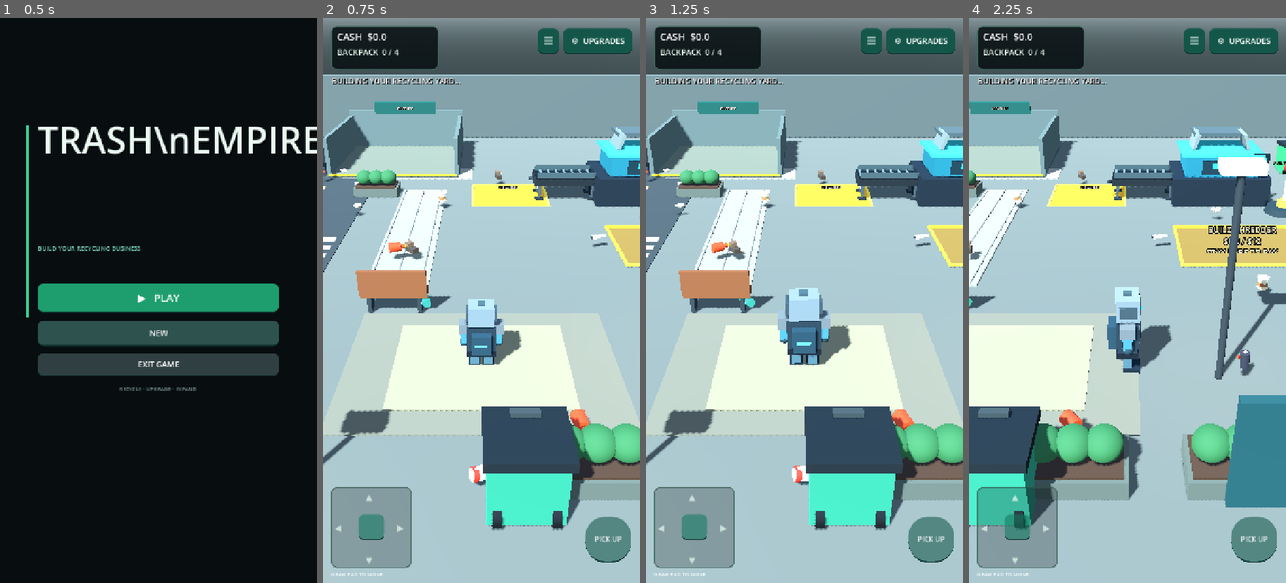
Above: before the commit, frames 1-4 (left to right).
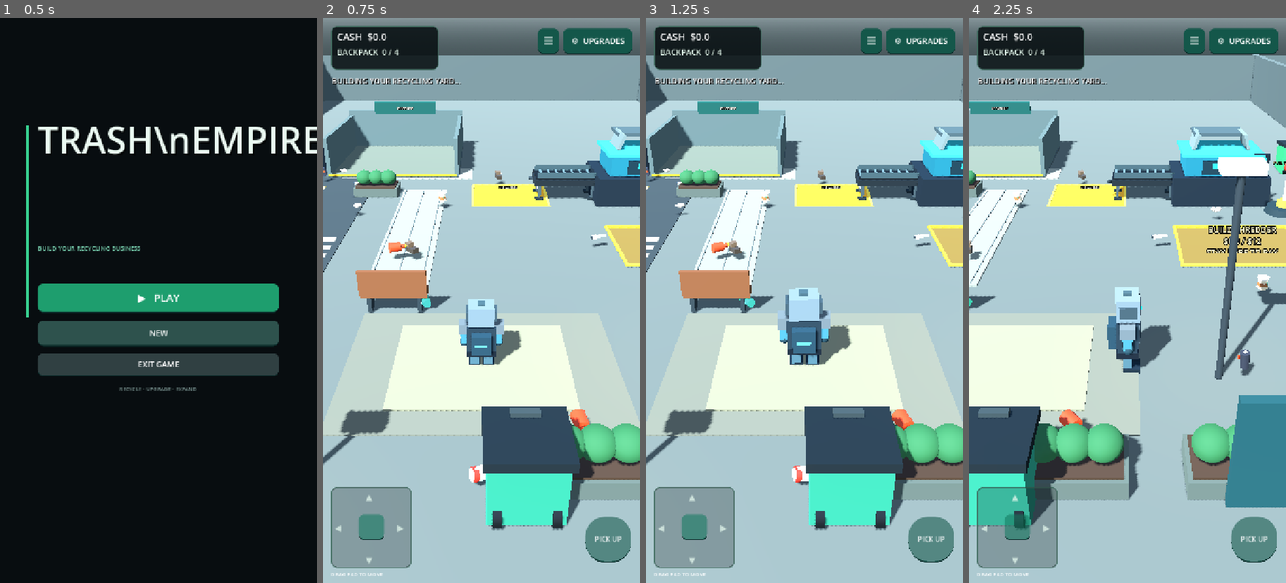
Above: after the commit, the same moments.

Repository: zekainstabot/trash-empire
Game: Godot game, scene res://Scenes/Main.tscn
Two runs of this game, one before a commit and one after it. Both use one fixed random seed, a clock stepped at 60 frames per second and the inputs below.
Inputs (mouse positions are in pixels of both pictures, inside the frame that each line leads up to):
- Up to frame 1 (0.5 s): no input
- Up to frame 2 (0.75 s): click "▶ PLAY" at 0.5 s
- Up to frame 3 (1.25 s): no input
- Up to frame 4 (2.25 s): move the mouse to (1197, 272) at 1.27 s; hold D (move_right) 1.28-2 s; click (1197, 272) at 1.42 s; drag from (1064, 328) to (1111, 413) at 2.02 s

Frame 1 is identical in both runs. In frame 2, 7.2% of the frame differs, in the area x 0-100%, y 6-26%; in frame 3, 7.2%; in frame 4, 7.2%, in the area x 0-100%, y 6-87%.

Commit message:
Expand playable yard depth and district boundaries

Diff:
--- a/Scripts/main.gd
+++ b/Scripts/main.gd
@@ -181,30 +181,30 @@
 	add_child(sun)
 
 	# Main concrete yard and worn work zones.
-	_box("ConcreteYard", Vector3(0, -0.3, 0), Vector3(32, 0.6, 40), Color(0.34, 0.37, 0.35), true)
-	_box("RoadLane", Vector3(-8.0, 0.012, 1.0), Vector3(5.0, 0.025, 27.0), Color(0.19, 0.22, 0.22), false)
+	_box("ConcreteYard", Vector3(0, -0.3, 0), Vector3(32, 0.6, 72), Color(0.34, 0.37, 0.35), true)
+	_box("RoadLane", Vector3(-8.0, 0.012, 1.0), Vector3(5.0, 0.025, 52.0), Color(0.19, 0.22, 0.22), false)
 	for z in range(-11, 13, 4):
 		_box("RoadDash", Vector3(-8.0, 0.03, z), Vector3(0.13, 0.025, 1.7), Color(0.88, 0.77, 0.38), false)
 	_build_city_dump_area()
 	_box("PlayerStartZone", Vector3(0, 0.02, 7), Vector3(7, 0.04, 5), Color(0.39, 0.40, 0.35), false)
 
 	# Perimeter walls, fencing, and gate.
-	_box("BackWall", Vector3(0, 2.0, -19.5), Vector3(32, 4, 0.5), Color(0.28, 0.32, 0.31), true)
-	_box("LeftWall", Vector3(-15.5, 2.0, 0), Vector3(0.5, 4, 40), Color(0.28, 0.32, 0.31), true)
-	_box("RightWallNorth", Vector3(15.5, 2.0, -11.0), Vector3(0.5, 4, 18.0), Color(0.28, 0.32, 0.31), true)
-	_box("RightWallSouth", Vector3(15.5, 2.0, 11.0), Vector3(0.5, 4, 18.0), Color(0.28, 0.32, 0.31), true)
+	_box("BackWall", Vector3(0, 2.0, -35.5), Vector3(32, 4, 0.5), Color(0.28, 0.32, 0.31), true)
+	_box("LeftWall", Vector3(-15.5, 2.0, 0), Vector3(0.5, 4, 72), Color(0.28, 0.32, 0.31), true)
+	_box("RightWallNorth", Vector3(15.5, 2.0, -19.5), Vector3(0.5, 4, 34.0), Color(0.28, 0.32, 0.31), true)
+	_box("RightWallSouth", Vector3(15.5, 2.0, 19.5), Vector3(0.5, 4, 34.0), Color(0.28, 0.32, 0.31), true)
 	var first_gate := _box("ExpansionGateOne", Vector3(15.5, 1.5, 0), Vector3(0.5, 3.0, 4.0), Color(0.82, 0.55, 0.12), true)
 	expansion_gates.append(first_gate)
-	_box("DistrictTwoGround", Vector3(32, -0.3, 0), Vector3(32, 0.6, 40), Color(0.20, 0.43, 0.22), true)
-	_box("DistrictTwoGrassPatch", Vector3(32, 0.012, 0), Vector3(29.5, 0.025, 28.5), Color(0.25, 0.50, 0.22), false)
-	_box("DistrictTwoOuterWallNorth", Vector3(47.5, 2.0, -11.0), Vector3(0.5, 4, 18.0), Color(0.28, 0.32, 0.31), true)
-	_box("DistrictTwoOuterWallSouth", Vector3(47.5, 2.0, 11.0), Vector3(0.5, 4, 18.0), Color(0.28, 0.32, 0.31), true)
-	_box("DistrictTwoBackWall", Vector3(32, 2.0, -19.5), Vector3(32, 4, 0.5), Color(0.28, 0.32, 0.31), true)
-	_box("DistrictTwoFrontFence", Vector3(32, 1.5, 19.0), Vector3(32, 3, 0.18), Color(0.20, 0.24, 0.24), true)
-	_box("DistrictThreeGround", Vector3(64, -0.3, 0), Vector3(32, 0.6, 40), Color(0.32, 0.34, 0.29), true)
-	_box("DistrictThreeOuterWall", Vector3(79.5, 2.0, 0), Vector3(0.5, 4, 40), Color(0.28, 0.32, 0.31), true)
-	_box("DistrictThreeBackWall", Vector3(64, 2.0, -19.5), Vector3(32, 4, 0.5), Color(0.28, 0.32, 0.31), true)
-	_box("DistrictThreeFrontFence", Vector3(64, 1.5, 19.0), Vector3(32, 3, 0.18), Color(0.20, 0.24, 0.24), true)
+	_box("DistrictTwoGround", Vector3(32, -0.3, 0), Vector3(32, 0.6, 72), Color(0.20, 0.43, 0.22), true)
+	_box("DistrictTwoGrassPatch", Vector3(32, 0.012, 0), Vector3(29.5, 0.025, 60.0), Color(0.25, 0.50, 0.22), false)
+	_box("DistrictTwoOuterWallNorth", Vector3(47.5, 2.0, -19.5), Vector3(0.5, 4, 34.0), Color(0.28, 0.32, 0.31), true)
+	_box("DistrictTwoOuterWallSouth", Vector3(47.5, 2.0, 19.5), Vector3(0.5, 4, 34.0), Color(0.28, 0.32, 0.31), true)
+	_box("DistrictTwoBackWall", Vector3(32, 2.0, -35.5), Vector3(32, 4, 0.5), Color(0.28, 0.32, 0.31), true)
+	_box("DistrictTwoFrontFence", Vector3(32, 1.5, 35.0), Vector3(32, 3, 0.18), Color(0.20, 0.24, 0.24), true)
+	_box("DistrictThreeGround", Vector3(64, -0.3, 0), Vector3(32, 0.6, 72), Color(0.32, 0.34, 0.29), true)
+	_box("DistrictThreeOuterWall", Vector3(79.5, 2.0, 0), Vector3(0.5, 4, 72), Color(0.28, 0.32, 0.31), true)
+	_box("DistrictThreeBackWall", Vector3(64, 2.0, -35.5), Vector3(32, 4, 0.5), Color(0.28, 0.32, 0.31), true)
+	_box("DistrictThreeFrontFence", Vector3(64, 1.5, 35.0), Vector3(32, 3, 0.18), Color(0.20, 0.24, 0.24), true)
 	var second_gate := _box("ExpansionGateTwo", Vector3(47.5, 1.5, 0), Vector3(0.5, 3.0, 4.0), Color(0.82, 0.55, 0.12), true)
 	expansion_gates.append(second_gate)
 	_box("DistrictTwoSign", Vector3(32, 2.2, -13.5), Vector3(5.0, 1.0, 0.18), Color(0.08, 0.38, 0.31), false)
@@ -217,9 +217,9 @@
 	_box("FenceRailBottom", Vector3(0, 0.45, 19.0), Vector3(30, 0.14, 0.14), Color(0.18, 0.22, 0.22), false)
 	_box("GateLeft", Vector3(-4.2, 1.3, 19.0), Vector3(0.14, 2.6, 0.14), Color(0.82, 0.62, 0.18), false)
 	_box("GateRight", Vector3(4.2, 1.3, 19.0), Vector3(0.14, 2.6, 0.14), Color(0.82, 0.62, 0.18), false)
-	_add_invisible_barrier("MainFrontSafety", Vector3(0, 1.0, 20.0), Vector3(32, 2.0, 0.5))
-	_add_invisible_barrier("DistrictTwoFrontSafety", Vector3(32, 1.0, 20.0), Vector3(32, 2.0, 0.5))
-	_add_invisible_barrier("DistrictThreeFrontSafety", Vector3(64, 1.0, 20.0), Vector3(32, 2.0, 0.5))
+	_add_invisible_barrier("MainFrontSafety", Vector3(0, 1.0, 36.0), Vector3(32, 2.0, 0.5))
+	_add_invisible_barrier("DistrictTwoFrontSafety", Vector3(32, 1.0, 36.0), Vector3(32, 2.0, 0.5))
+	_add_invisible_barrier("DistrictThreeFrontSafety", Vector3(64, 1.0, 36.0), Vector3(32, 2.0, 0.5))
 
 	# Residential building: moved to the quiet west edge, away from the factory line.
 	_build_apartment_block()
